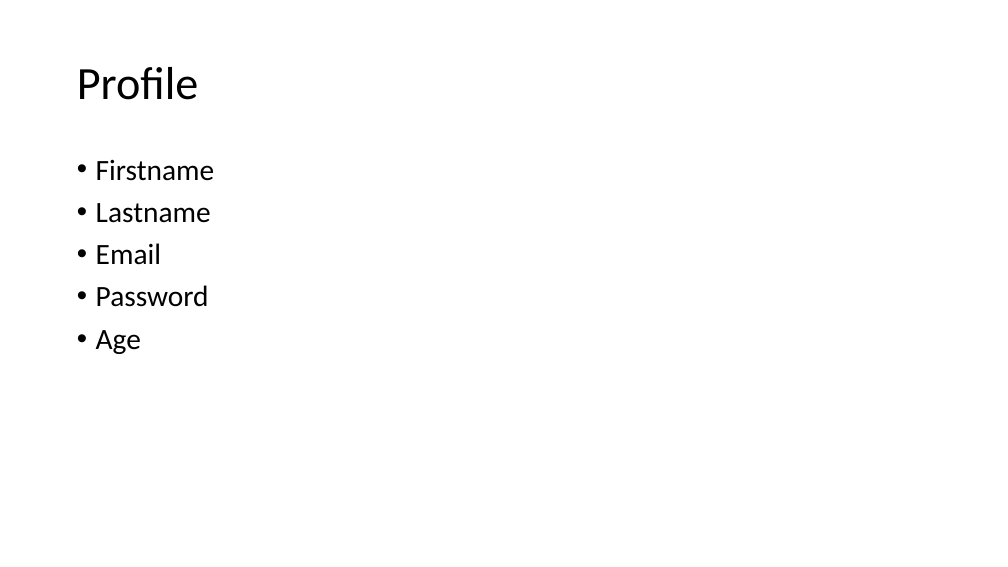
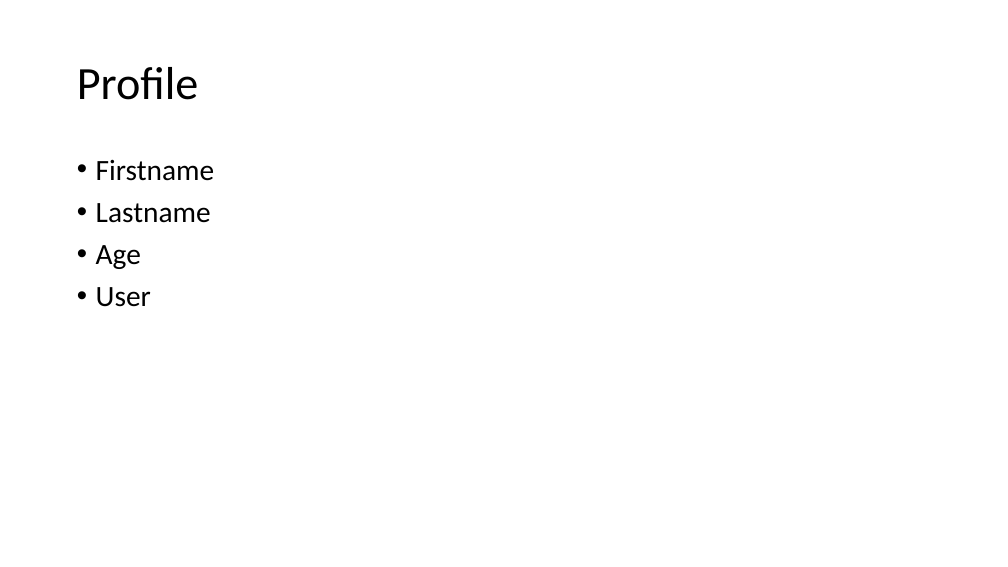
Before and after one commit to ymijsters/careerplanapp, a slide deck: slide 8 of CareerPlanApp.pptx (slide 7 before the commit). Drawn at 1008x567 pixels with LibreOffice and Linux fonts; fonts in the diff are those of the drawing. Boxes give left, top, right and bottom in pixels: in the first picture for what was removed or moved away, otherwise in the second. Text is boxed around its words. In the diff, an @@ line names an element or a change of style, - is before the commit and + after.

```diff
--- a/CareerPlanApp.pptx
+++ b/CareerPlanApp.pptx
@@ text at [96, 243, 209, 307]: paragraphs removed @@
-• Email
-• Password
@@ text at [96, 287, 151, 307]: paragraph added @@
+• User
```
Also in this commit, not shown: 1 slide added, 29 other files.
